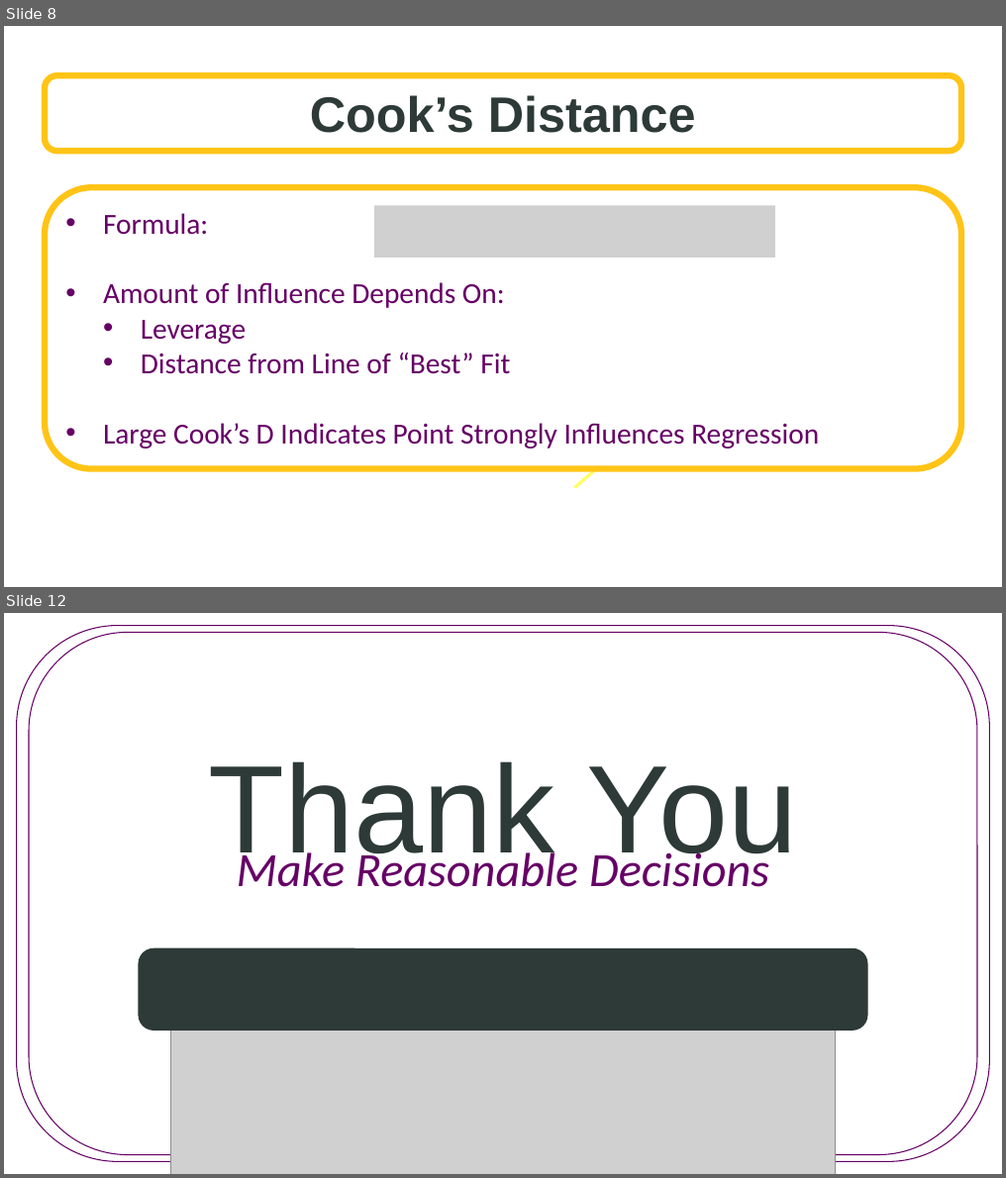
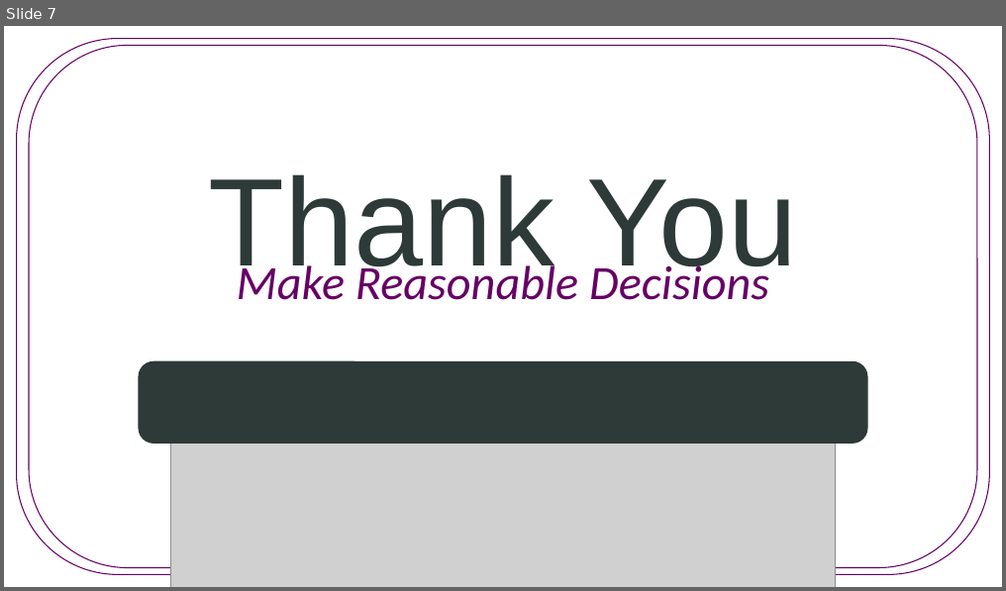
Before and after one commit to SuperMarioGiacomazzo/STOR455_WEBSITE, a slide deck: Lectures/11 - Regression and Correlation.pptx. Shown one above the other, each under a label of ours: slides 8 and 12 before the commit, slide 7 after it; the slides between them are not shown. The pictures are 1006x1178 and 1006x591 pixels, drawn with LibreOffice and Linux fonts; fonts in the diff are those of the drawing; grey boxes stand for pictures; background and template pictures are left out. Boxes give left, top, right and bottom in pixels: in the first picture for what was removed or moved away, otherwise in the second. Text is boxed around its words. In the diff, an @@ line names an element or a change of style, - is before the commit and + after.

```diff
--- a/Lectures/11 - Regression and Correlation.pptx
+++ b/Lectures/11 - Regression and Correlation.pptx
@@ slide 8 removed at (x1=4, y1=26, x2=1002, y2=587), background picture (left out) @@
@@ rounded rectangle removed at (x1=45, y1=76, x2=961, y2=151) @@
-Cook’s Distance
@@ rounded rectangle removed at (x1=45, y1=187, x2=961, y2=470) @@
-• Formula:
-• Amount of Influence Depends On:
-  • Leverage
-  • Distance from Line of “Best” Fit
-• Large Cook’s D Indicates Point Strongly Influences Regression
@@ picture removed at (x1=374, y1=205, x2=776, y2=258) @@
@@ arrow removed from (574, 488) to (625, 445) @@
@@ what was slide 12 is now slide 7 @@
```
Also in this commit, not shown: 1 slide changed, 5 slides added, 9 other slides removed, 8 other files.
